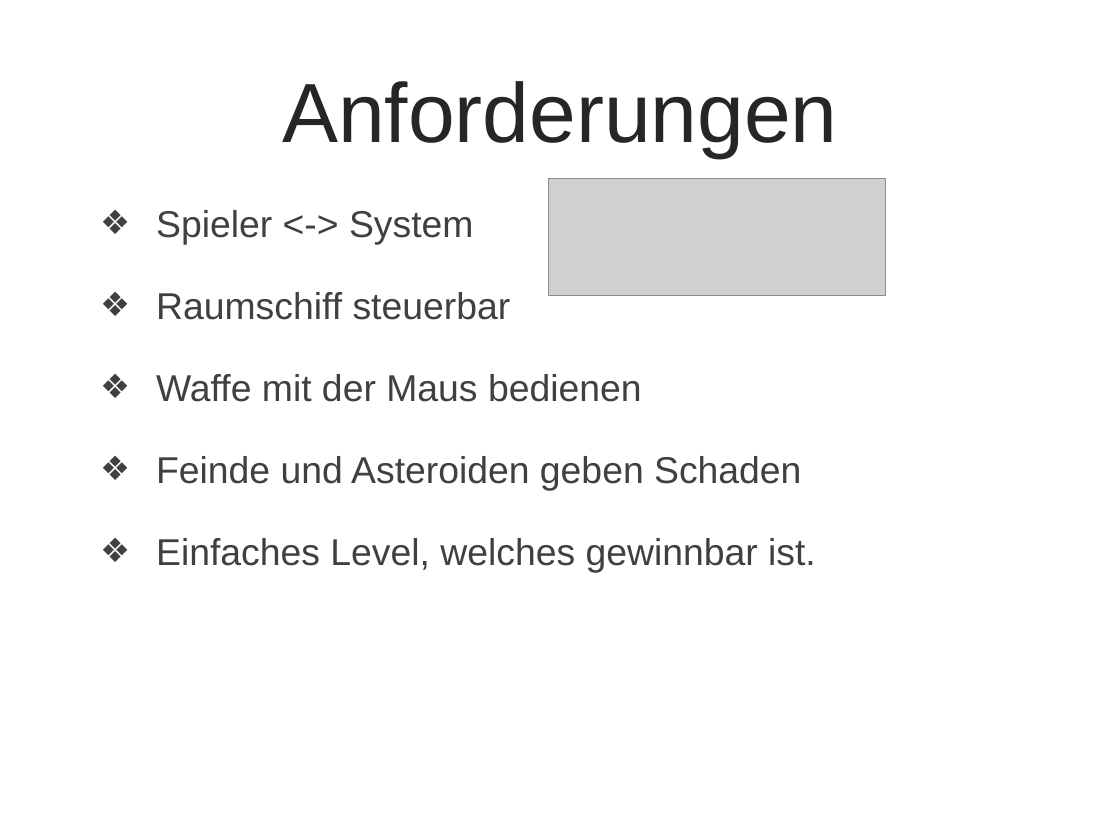
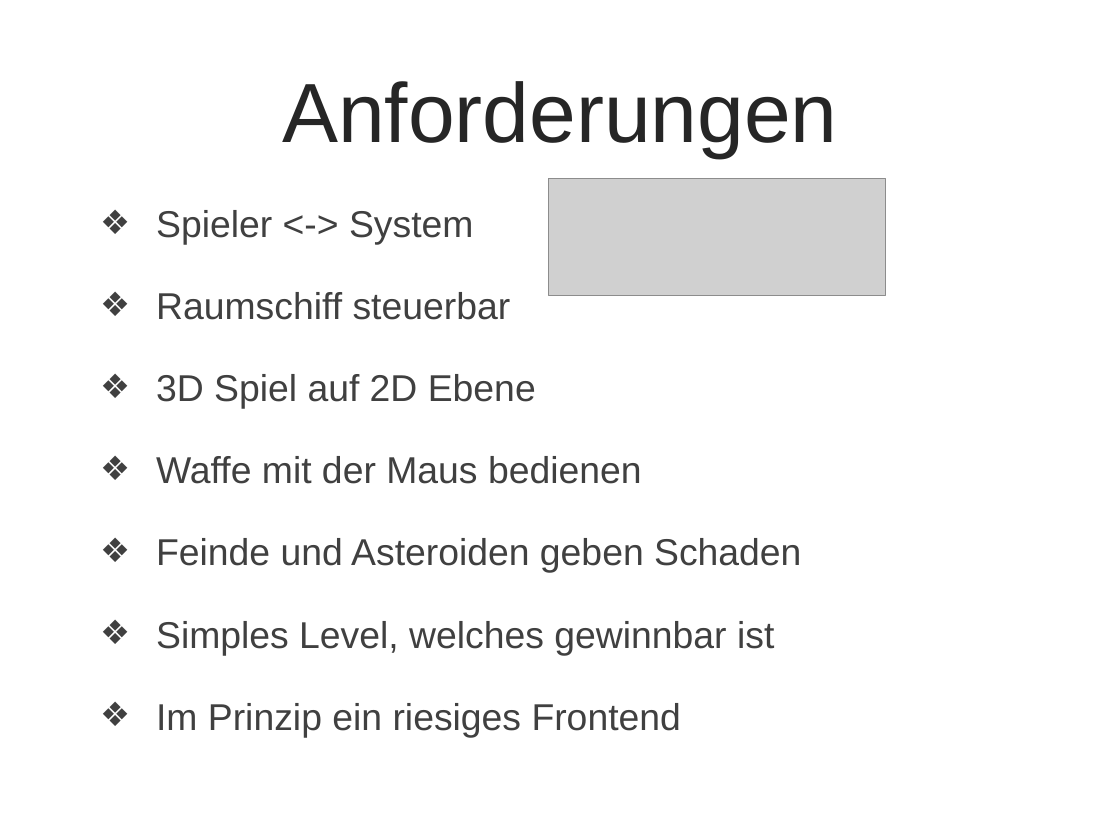
Before and after one commit to smowdy/bfh_projekt_1, a slide deck: slide 4 of doc/PP_Arcade_V1.pptx. Drawn at 1120x840 pixels with LibreOffice and Linux fonts; fonts in the diff are those of the drawing; grey boxes stand for pictures; background and template pictures are left out. Boxes give left, top, right and bottom in pixels: in the first picture for what was removed or moved away, otherwise in the second. Text is boxed around its words. In the diff, an @@ line names an element or a change of style, - is before the commit and + after.

Commit message:
New Version

```diff
--- a/doc/PP_Arcade_V1.pptx
+++ b/doc/PP_Arcade_V1.pptx
@@ text at (156, 374, 536, 409): paragraph added @@
+❖ 3D Spiel auf 2D Ebene
@@ text at (156, 621, 774, 737): text changed @@
-❖ Einfaches Level, welches gewinnbar ist.
+❖ Simples Level, welches gewinnbar ist
+❖ Im Prinzip ein riesiges Frontend
```
Also in this commit, not shown: 4 other slides changed, 10 slides added, 3 slides removed.
